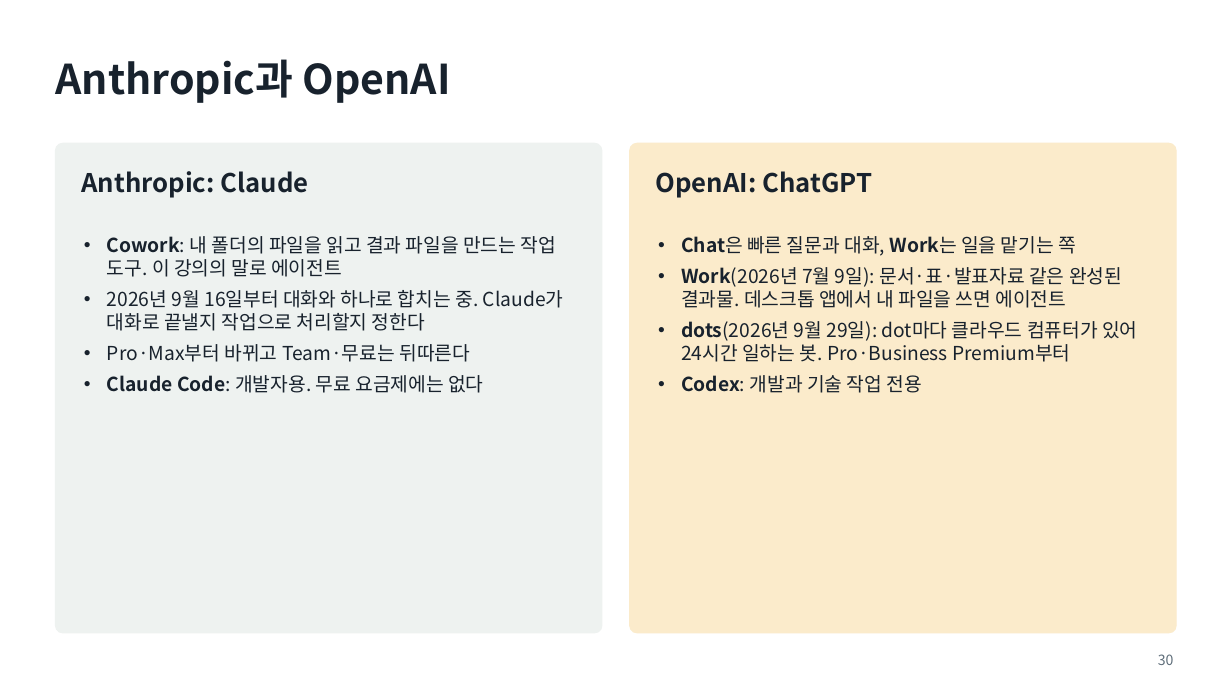
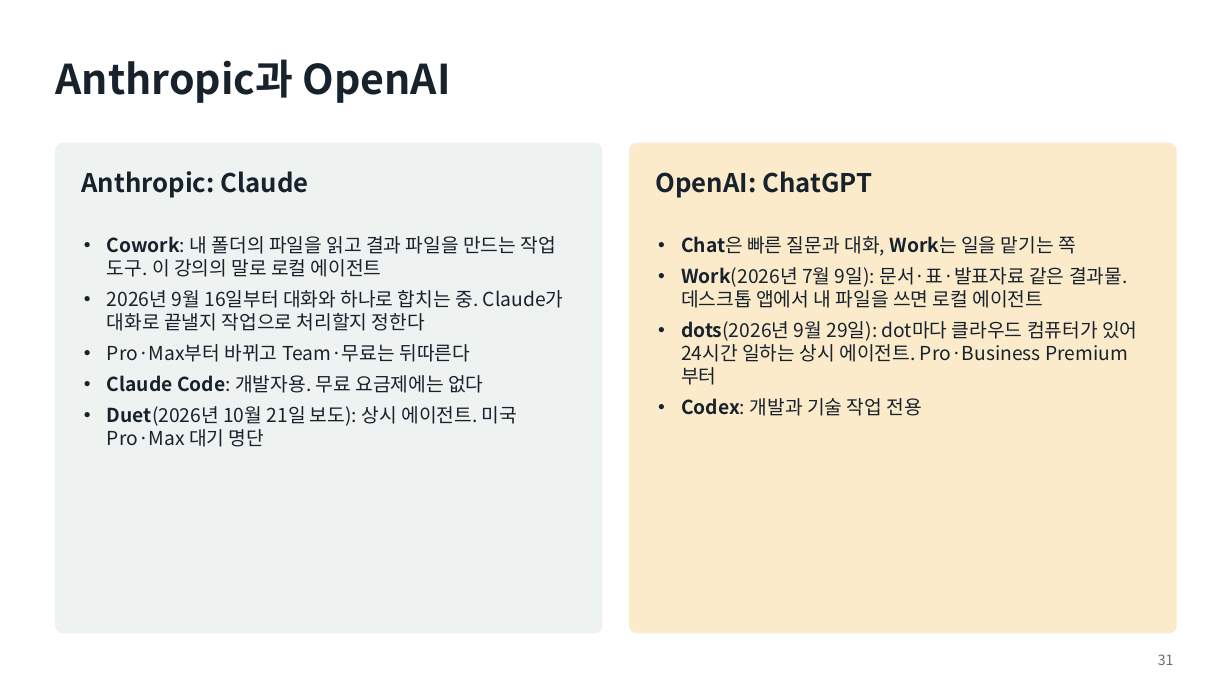
Before and after one commit to aplaxas/AI-Harness, a slide deck: slide 31 of courses/ai-for-work/1-week/decks/1주차-AI와-일하는-법.pptx (slide 30 before the commit). Drawn at 1232x693 pixels with LibreOffice and Linux fonts; fonts in the diff are those of the drawing. Boxes give left, top, right and bottom in pixels: in the first picture for what was removed or moved away, otherwise in the second. Text is boxed around its words. In the diff, an @@ line names an element or a change of style, - is before the commit and + after.

```diff
--- a/courses/ai-for-work/1-week/decks/1주차-AI와-일하는-법.pptx
+++ b/courses/ai-for-work/1-week/decks/1주차-AI와-일하는-법.pptx
@@ text at bbox=[107, 236, 556, 277]: text changed @@
-• Cowork: 내 폴더의 파일을 읽고 결과 파일을 만드는 작업 도구. 이 강의의 말로 에이전트
+• Cowork: 내 폴더의 파일을 읽고 결과 파일을 만드는 작업 도구. 이 강의의 말로 로컬 에이전트
@@ text at bbox=[681, 267, 1137, 362]: text changed @@
-• Work(2026년 7월 9일): 문서·표·발표자료 같은 완성된 결과물. 데스크톱 앱에서 내 파일을 쓰면 에이전트
-• dots(2026년 9월 29일): dot마다 클라우드 컴퓨터가 있어 24시간 일하는 봇. Pro·Business Premium부터
+• Work(2026년 7월 9일): 문서·표·발표자료 같은 결과물. 데스크톱 앱에서 내 파일을 쓰면 로컬 에이전트
+• dots(2026년 9월 29일): dot마다 클라우드 컴퓨터가 있어 24시간 일하는 상시 에이전트. Pro·Business Premium부터
@@ text at bbox=[107, 406, 517, 447]: paragraph added @@
+• Duet(2026년 10월 21일 보도): 상시 에이전트. 미국 Pro·Max 대기 명단
@@ page number at bbox=[1158, 654, 1174, 665]: text changed @@
-30
+31
```
Also in this commit, not shown: 22 other slides changed, 1 slide added, 15 other files.
